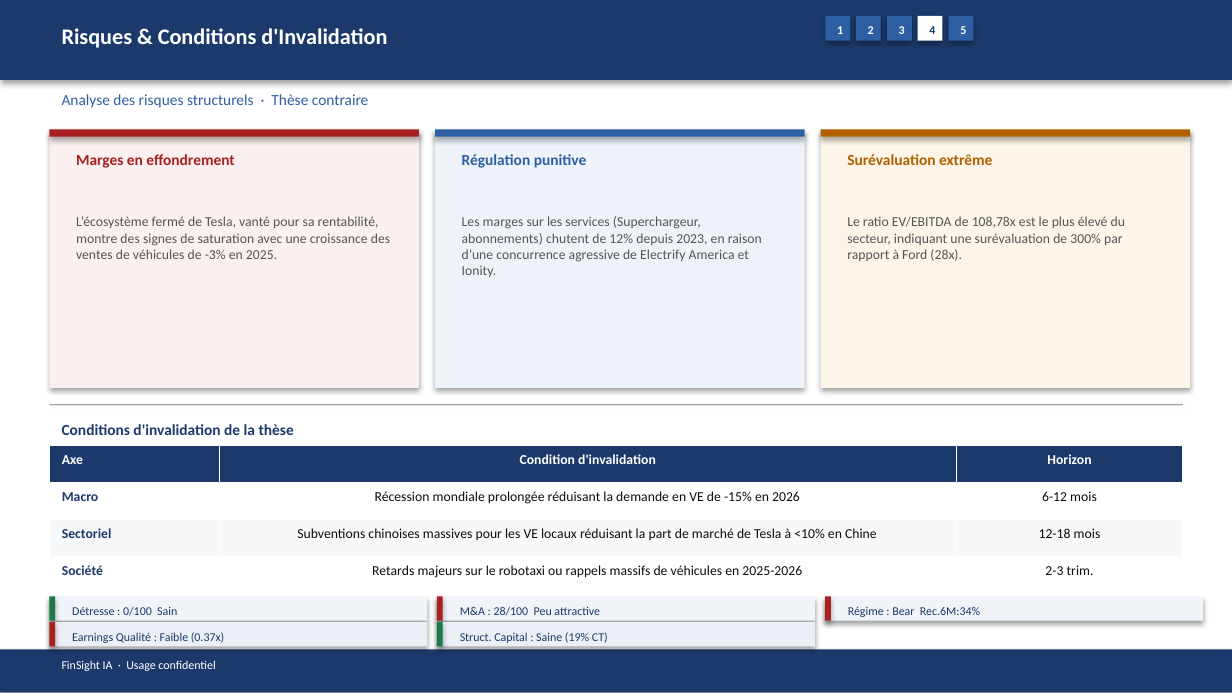
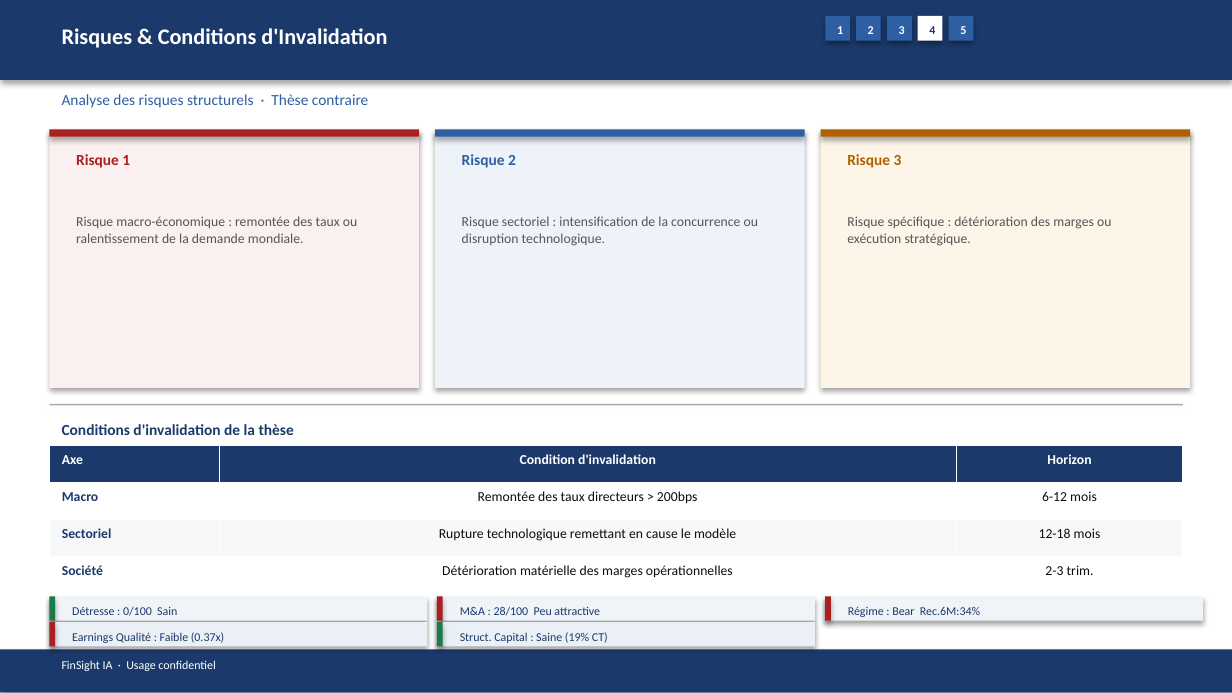
Before and after one commit to baptistejeh07-art/finsight-ia, a slide deck: slide 19 of preview/TSLA/TSLA_pitchbook.pptx. Drawn at 1232x693 pixels with LibreOffice and Linux fonts; fonts in the diff are those of the drawing. Boxes give left, top, right and bottom in pixels: in the first picture for what was removed or moved away, otherwise in the second. Text is boxed around its words. In the diff, an @@ line names an element or a change of style, - is before the commit and + after.

```diff
--- a/preview/TSLA/TSLA_pitchbook.pptx
+++ b/preview/TSLA/TSLA_pitchbook.pptx
@@ text at [76, 154, 130, 168]: text changed @@
-Marges en effondrement
+Risque 1
@@ text at [462, 154, 516, 168]: text changed @@
-Régulation punitive
+Risque 2
@@ text at [847, 154, 902, 168]: text changed @@
-Surévaluation extrême
+Risque 3
@@ text at [76, 216, 357, 243]: text changed @@
-L’écosystème fermé de Tesla, vanté pour sa rentabilité, montre des signes de saturation avec une croissance des ventes de véhicules de -3% en 2025.
+Risque macro-économique : remontée des taux ou ralentissement de la demande mondiale.
@@ text at [462, 216, 758, 246]: text changed @@
-Les marges sur les services (Superchargeur, abonnements) chutent de 12% depuis 2023, en raison d’une concurrence agressive de Electrify America et Ionity.
+Risque sectoriel : intensification de la concurrence ou disruption technologique.
@@ text at [847, 216, 1111, 246]: text changed @@
-Le ratio EV/EBITDA de 108,78x est le plus élevé du secteur, indiquant une surévaluation de 300% par rapport à Ford (28x).
+Risque spécifique : détérioration des marges ou exécution stratégique.
@@ table at [49, 446, 1183, 594] @@
-row 2, column 2: Récession mondiale prolongée réduisant la demande en VE de -15% en 2026
+row 2, column 2: Remontée des taux directeurs > 200bps
-row 3, column 2: Subventions chinoises massives pour les VE locaux réduisant la part de marché de Tesla à <10% en Chine
+row 3, column 2: Rupture technologique remettant en cause le modèle
-row 4, column 2: Retards majeurs sur le robotaxi ou rappels massifs de véhicules en 2025-2026
+row 4, column 2: Détérioration matérielle des marges opérationnelles
```
Also in this commit, not shown: 17 other slides changed, 4 other files.
